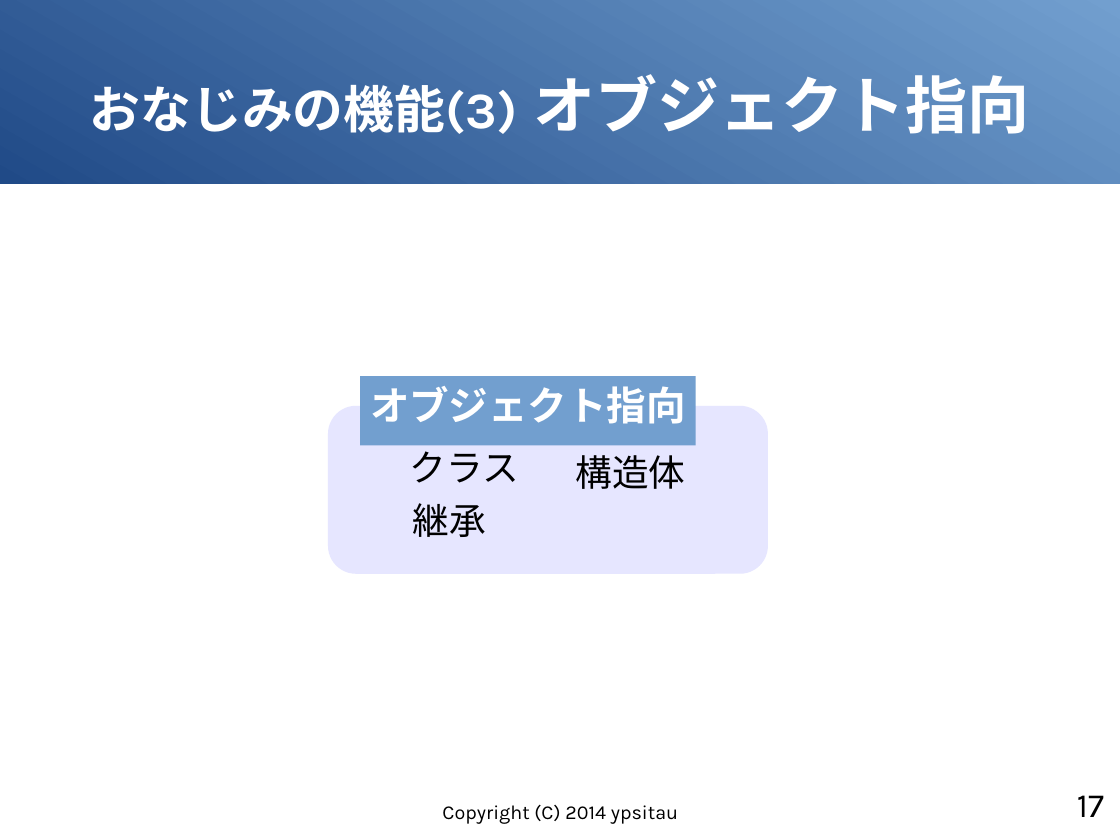
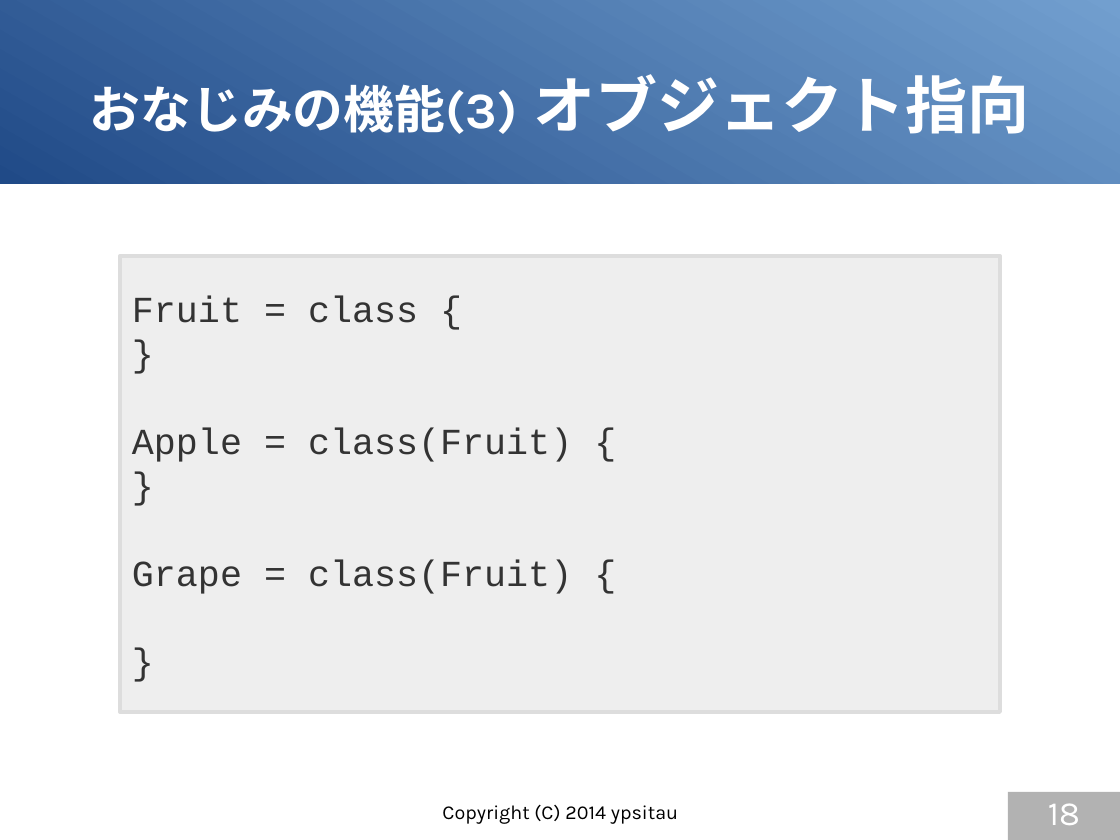
Before and after one commit to gura-lang/gura-doc, a slide deck: slide 18 of presentation/gura-introduction.odp (slide 17 before the commit). Drawn at 1120x840 pixels with LibreOffice and Linux fonts; fonts in the diff are those of the drawing. Boxes give left, top, right and bottom in pixels: in the first picture for what was removed or moved away, otherwise in the second. Text is boxed around its words. In the diff, an @@ line names an element or a change of style, - is before the commit and + after.

```diff
--- a/presentation/gura-introduction.odp
+++ b/presentation/gura-introduction.odp
@@ rectangle added at (x1=120, y1=256, x2=1000, y2=712), fill #EEEEEE, outline #DDDDDD 2.83 pt, 26 pt, text #333333 @@
+Fruit = class {
+}
+Apple = class(Fruit) {
+}
+Grape = class(Fruit) {
+}
@@ group removed at (x1=328, y1=376, x2=768, y2=573): 3 texts, 1 rounded rectangle, 1 rectangle @@
-オブジェクト指向
-クラス
-継承
-構造体
@@ page number added at (x1=1008, y1=793, x2=1120, y2=840), fill #B2B2B2, 24 pt, text #FFFFFF @@
+18
@@ page number removed at (x1=1077, y1=795, x2=1104, y2=817) @@
-17
```
Also in this commit, not shown: 21 other slides changed, 2 slides added, 1 slide removed.
